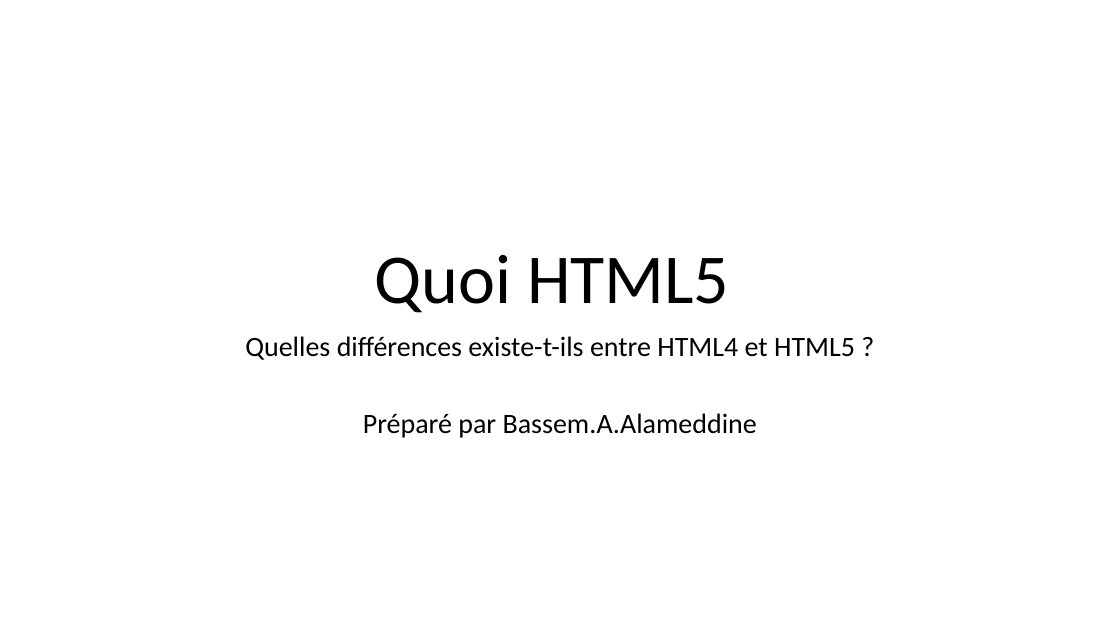
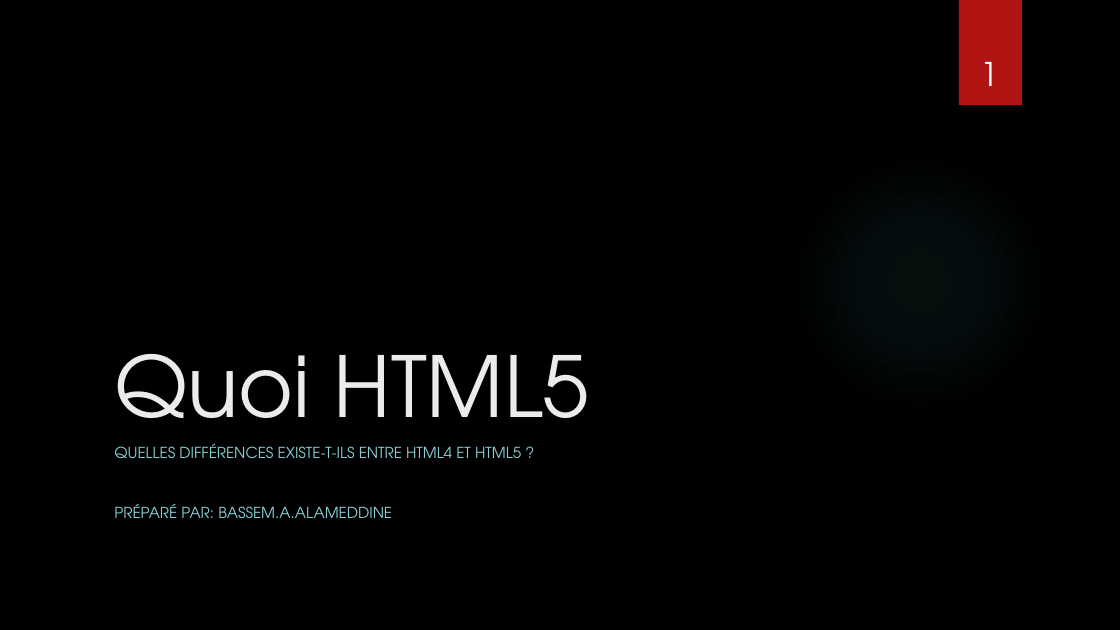
Before and after one commit to balamddine/NewHtml5, a slide deck: slide 1 of Presentation Du HTML5 .pptx. Drawn at 1120x630 pixels with LibreOffice and Linux fonts; fonts in the diff are those of the drawing; background and template pictures are left out. Boxes give left, top, right and bottom in pixels: in the first picture for what was removed or moved away, otherwise in the second. Text is boxed around its words. In the diff, an @@ line names an element or a change of style, - is before the commit and + after.

```diff
--- a/Presentation Du HTML5 .pptx
+++ b/Presentation Du HTML5 .pptx
@@ background #FFFFFF to picture (left out) @@
@@ rectangle added at [959,0,1022,105], fill #B01513 @@
@@ page number added at [980,62,998,86], 28 pt, text #FFFFFF @@
+1
@@ title "Quoi HTML5": place and size @@
-title "Quoi HTML5" at [374,255,729,313]
+title "Quoi HTML5" at [114,354,590,456]
@@ title "Quoi HTML5" at [114,354,590,456]: size 60 to 72 pt, font Calibri to TeX Gyre Adventor, text colour #000000 to #EBEBEB; alignment centre to left; line spacing 0.9 to 1 @@
@@ ellipse added at [791,154,1049,413], fill gradient #50B9C1 @@
@@ subtitle at [114,444,521,518]: text changed; size 24 to 13 pt; font Calibri to TeX Gyre Adventor; text colour #000000 to #8AD0D6 @@
-Quelles différences existe-t-ils entre HTML4 et HTML5 ?
-Préparé par Bassem.A.Alameddine
+QUELLES DIFFÉRENCES EXISTE-T-ILS ENTRE HTML4 ET HTML5 ?
+PRÉPARÉ PAR: BASSEM.A.ALAMEDDINE
```
Also in this commit, not shown: 13 other slides changed, 2 other files.
